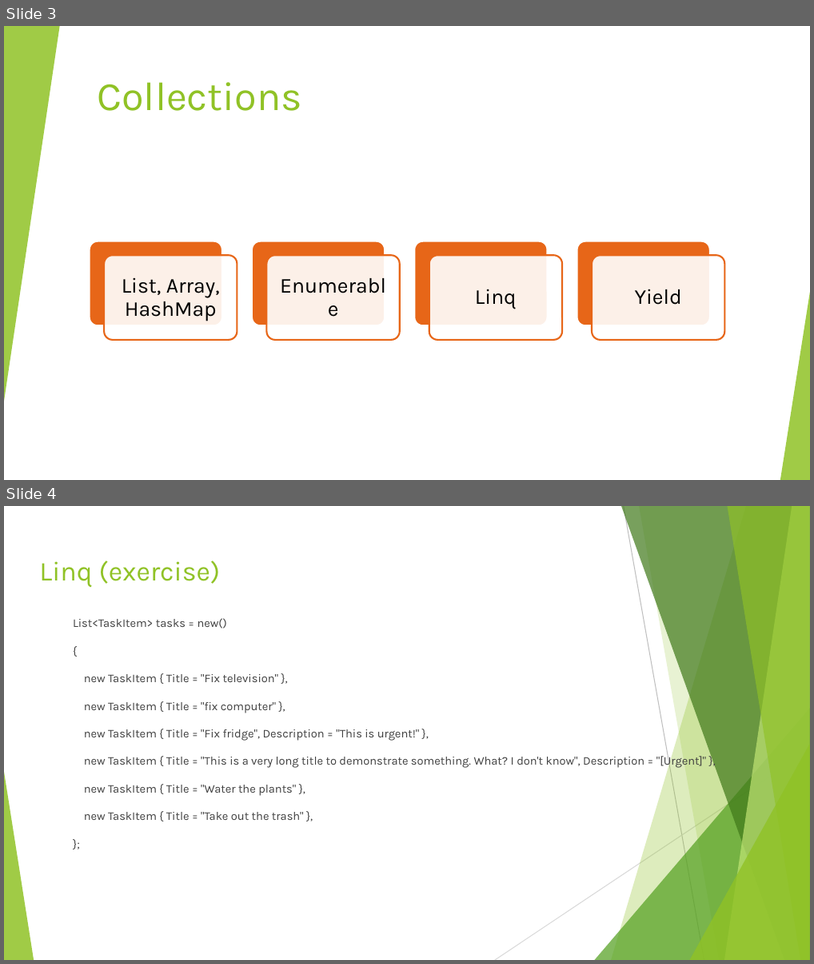
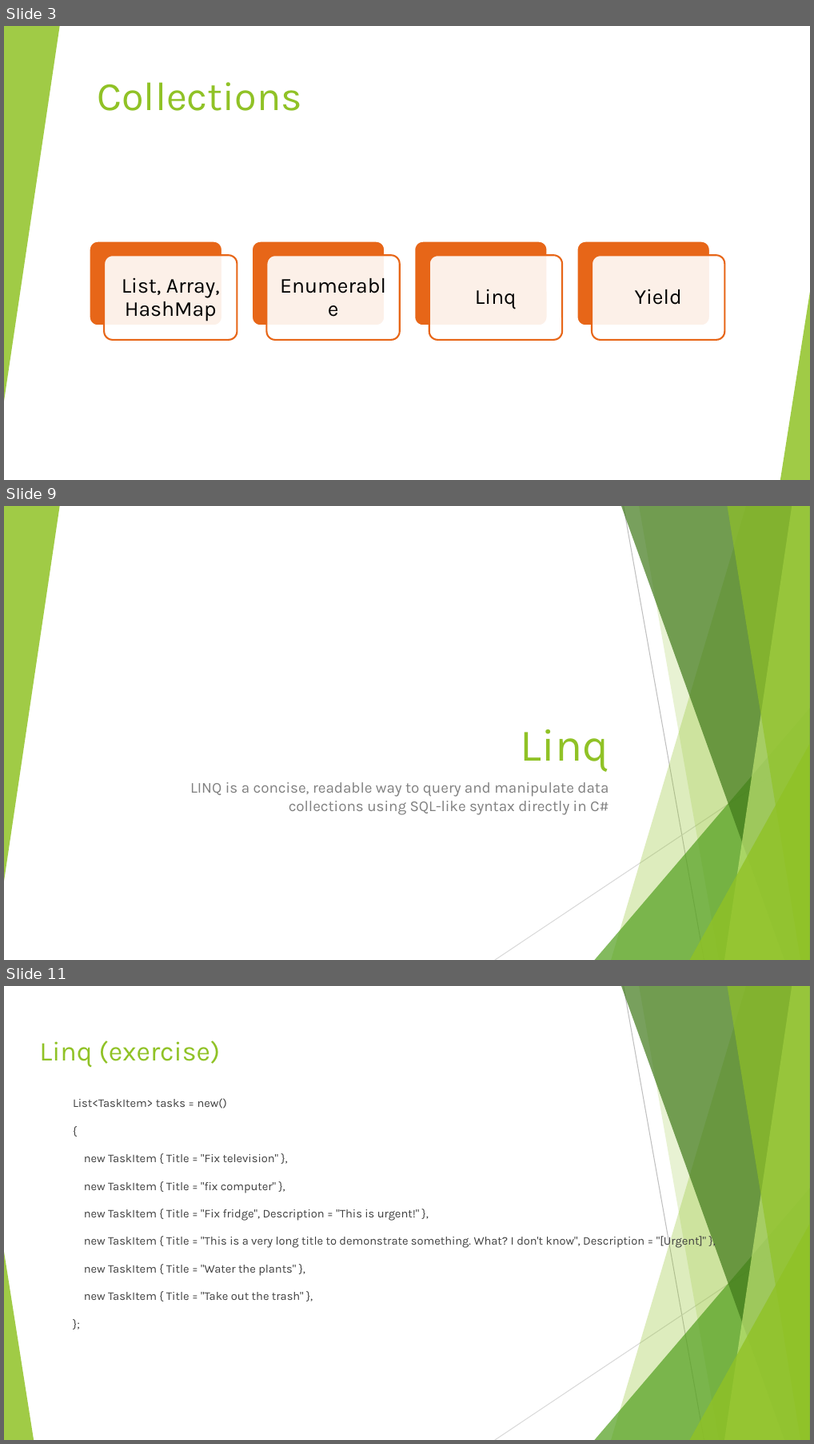
Before and after one commit to javitolin/CSharpWorkshopTodoList, a slide deck: Slides/3. Day 2 - OOP, Unit Tests, Collections.pptx. Shown one above the other, each under a label of ours: slides 3 and 4 before the commit, slides 3, 9 and 11 after it; the slides between them are not shown. The pictures are 814x964 and 814x1444 pixels, drawn with LibreOffice and Linux fonts; fonts in the diff are those of the drawing. Boxes give left, top, right and bottom in pixels: in the first picture for what was removed or moved away, otherwise in the second. Text is boxed around its words. In the diff, an @@ line names an element or a change of style, - is before the commit and + after.

```diff
--- a/Slides/3. Day 2 - OOP, Unit Tests, Collections.pptx
+++ b/Slides/3. Day 2 - OOP, Unit Tests, Collections.pptx
@@ slide 9 added at [4,506,810,960], background #FFFFFF; not listed: 9 template elements that a slide beside it also shows @@
@@ triangle added at [4,506,60,881], fill #90C226 at 85% opacity @@
@@ title added at [521,729,610,772], 40.5 pt, text #90C226 @@
+Linq
@@ subtitle added at [190,782,609,815], 13.5 pt, text #808080 @@
+LINQ is a concise, readable way to query and manipulate data collections using SQL-like syntax directly in C#
@@ what was slide 4 is now slide 11 @@
```
Also in this commit, not shown: 2 slides changed, 9 other slides added, 13 other files.
